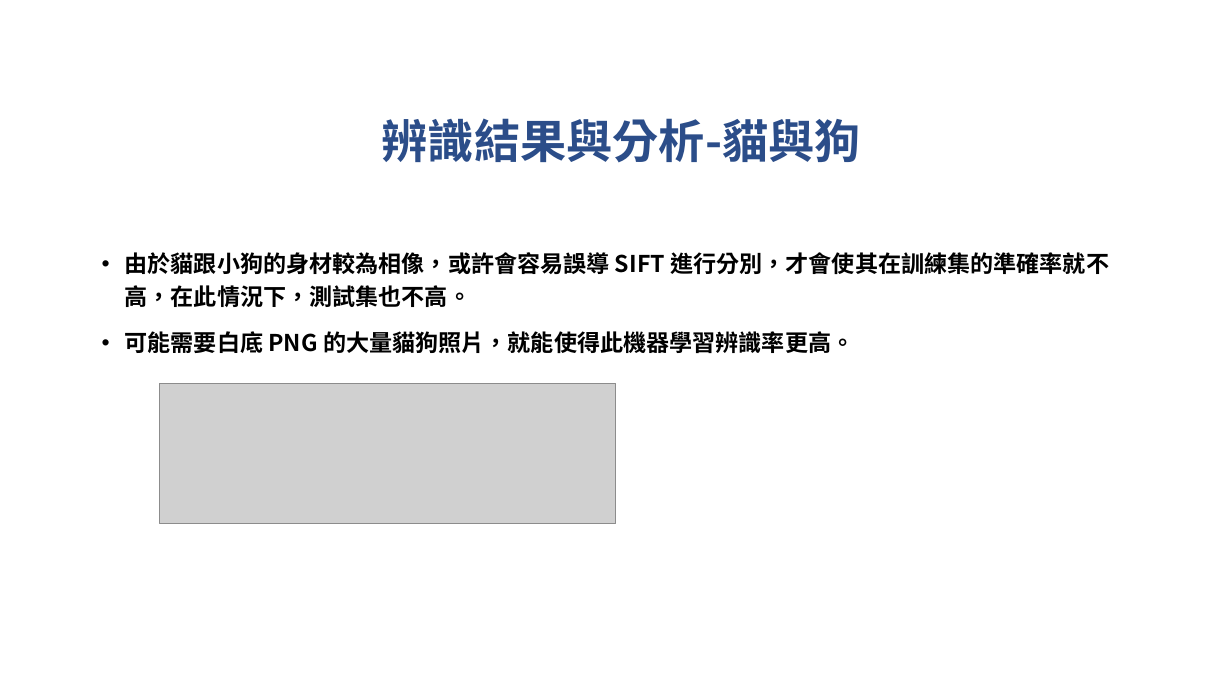
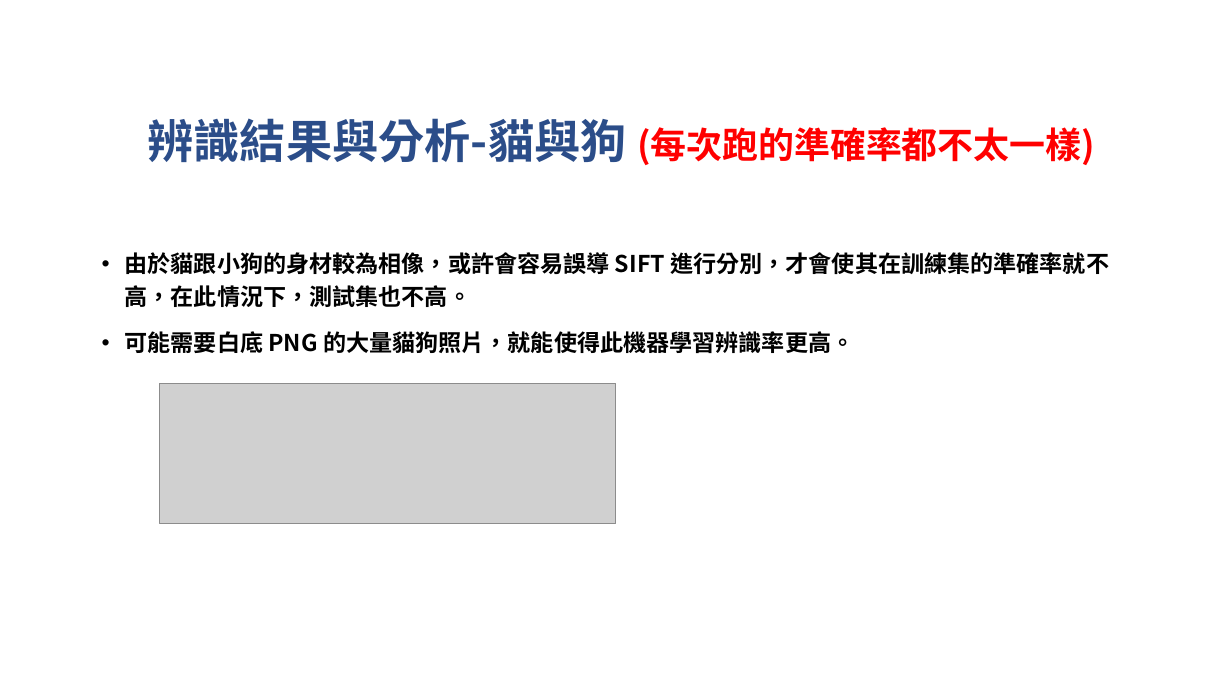
Before and after one commit to TheRiseOfDavid/NTUTcs_media, a slide deck: slide 13 of hw06/Project6_第32組_小組報告/Project6_第32組.pptx. Drawn at 1232x693 pixels with LibreOffice and Linux fonts; fonts in the diff are those of the drawing; grey boxes stand for pictures; background and template pictures are left out. Boxes give left, top, right and bottom in pixels: in the first picture for what was removed or moved away, otherwise in the second. Text is boxed around its words. In the diff, an @@ line names an element or a change of style, - is before the commit and + after.

```diff
--- a/hw06/Project6_第32組_小組報告/Project6_第32組.pptx
+++ b/hw06/Project6_第32組_小組報告/Project6_第32組.pptx
@@ title at (x1=148, y1=118, x2=1095, y2=165): text changed; size 36 to 28 pt; text colour #2B4D89 to #FF0000 @@
-辨識結果與分析-貓與狗
+辨識結果與分析-貓與狗 (每次跑的準確率都不太一樣)
```
Also in this commit, not shown: 1 other slide changed, 2 other files.
